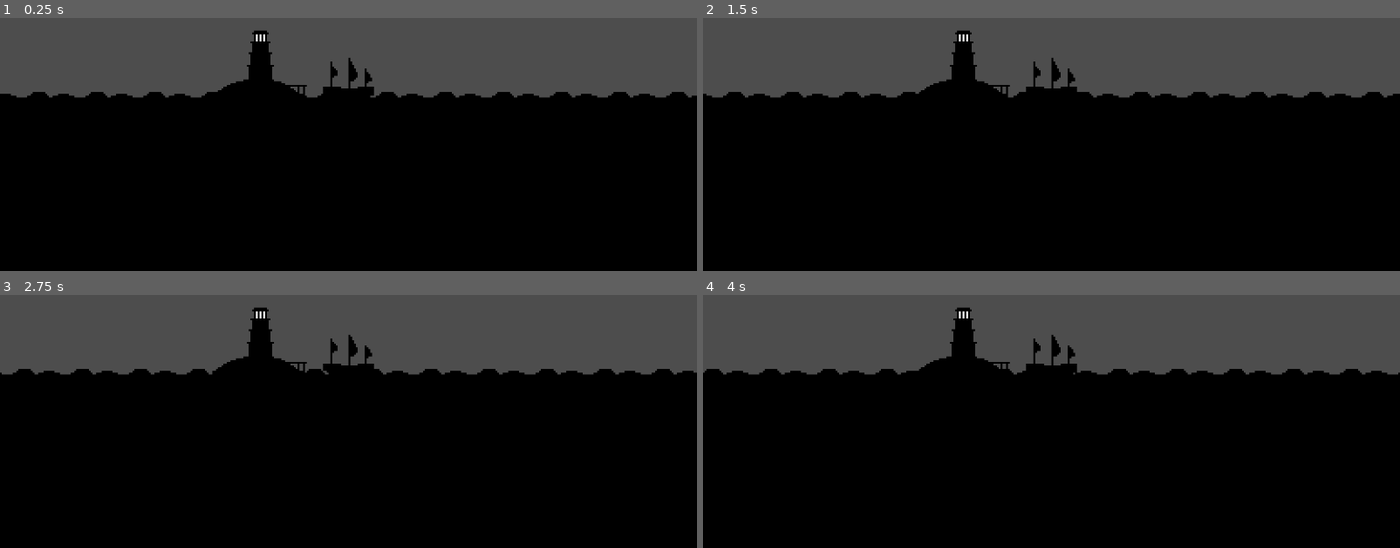
Above: before the commit, frames 1-4 (two rows, left to right).
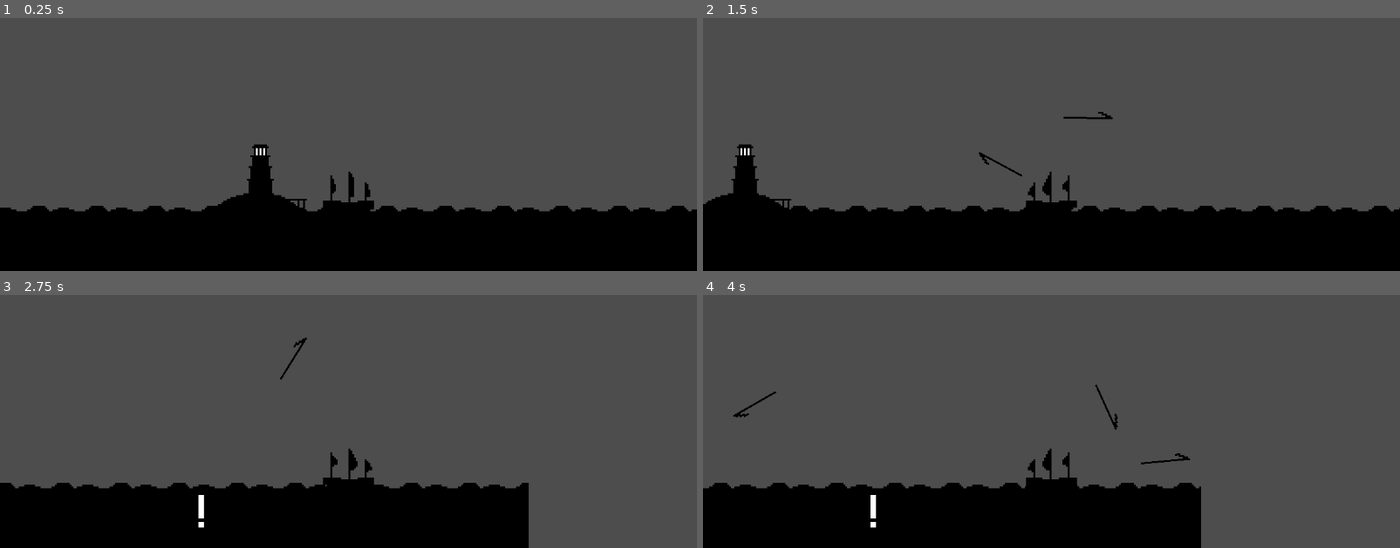
Above: after the commit, the same moments.

Repository: AdamOravecz1/solodevelopment-72-hour-jam
Game: Godot game, scene res://Scenes/main.tscn
Same seed, same stepped clock (60 frames per second), same inputs: the game is played once before the commit and once after it.
Inputs (mouse positions are in pixels of both pictures, inside the frame that each line leads up to):
- Up to frame 1 (0.25 s): no input
- Up to frame 2 (1.5 s): tap Enter at 0.5 s; move the mouse to (1204, 55) at 0.52 s; hold D (right, bound only after the commit) 0.53-1.28 s; tap Space (dash, bound only after the commit) at 0.6 s; click (1204, 55) at 0.8 s; move the mouse to (912, 96) at 1.27 s; hold A (left, bound only after the commit) from 1.28 s (still down); click (912, 96) at 1.35 s
- Up to frame 3 (2.75 s): tap Space (dash, bound only after the commit) at 1.55, 2.1 s; move the mouse to (outside the picture) at 2.02 s; release A (left, bound only after the commit) at 2.03 s; hold D (right, bound only after the commit) from 2.03 s (still down); click (outside the picture) at 2.3 s
- Up to frame 4 (4 s): move the mouse to (1016, 431) at 2.77 s; click (1016, 431) at 2.85 s; tap Space (dash, bound only after the commit) at 3.05, 3.6 s; move the mouse to (1260, 411) at 3.52 s; release D (right, bound only after the commit) at 3.53 s; hold A (left, bound only after the commit) from 3.53 s (still down); click (1260, 411) at 3.8 s

The runs differ from the first frame. In frame 1, 45% of the frame differs, in the area x 0-100%, y 4-77%; in frame 2, 45%; in frame 3, 52%; in frame 4, 53%, in the area x 0-100%, y 4-100%.

Commit message:
movement, harpoon, fish

Diff:
--- /dev/null
+++ b/Scenes/fish.gd
@@ -0,0 +1,27 @@
+extends Area2D
+
+@export var speed: float = 200.0
+@export var gravity_force: float = 200.0
+
+var direction: Vector2 = Vector2.ZERO
+var velocity: Vector2 = Vector2.ZERO
+
+func setup(pos: Vector2, dir: Vector2):
+	global_position = pos
+	direction = dir.normalized()
+
+	# Initial velocity
+	velocity = direction * speed
+
+	# Initial rotation faces the throw direction
+	rotation = direction.angle()
+
+func _physics_process(delta: float) -> void:
+	# Apply gravity for arc motion
+	velocity.y += gravity_force * delta
+
+	# Move based on velocity
+	position += velocity * delta
+
+	# Rotate sprite to face current flight direction
+	rotation = velocity.angle() + deg_to_rad(180)
--- /dev/null
+++ b/Scenes/fish.tscn
@@ -0,0 +1,40 @@
+[gd_scene load_steps=7 format=3 uid="uid://cibc042l28ck4"]
+
+[ext_resource type="Script" uid="uid://bkmnvygskvtr7" path="res://Scenes/fish.gd" id="1_c4ibo"]
+[ext_resource type="Texture2D" uid="uid://f3lphlj1ygdg" path="res://Sprites/Fish.png" id="1_twvwo"]
+
+[sub_resource type="RectangleShape2D" id="RectangleShape2D_c4ibo"]
+size = Vector2(10, 4)
+
+[sub_resource type="AtlasTexture" id="AtlasTexture_4fqy1"]
+atlas = ExtResource("1_twvwo")
+region = Rect2(0, 0, 32, 32)
+
+[sub_resource type="AtlasTexture" id="AtlasTexture_urn1o"]
+atlas = ExtResource("1_twvwo")
+region = Rect2(0, 32, 32, 32)
+
+[sub_resource type="SpriteFrames" id="SpriteFrames_jdl8t"]
+animations = [{
+"frames": [{
+"duration": 1.0,
+"texture": SubResource("AtlasTexture_4fqy1")
+}, {
+"duration": 1.0,
+"texture": SubResource("AtlasTexture_urn1o")
+}],
+"loop": true,
+"name": &"default",
+"speed": 5.0
+}]
+
+[node name="Fish" type="Area2D"]
+script = ExtResource("1_c4ibo")
+
+[node name="CollisionShape2D" type="CollisionShape2D" parent="."]
+shape = SubResource("RectangleShape2D_c4ibo")
+
+[node name="AnimatedSprite2D" type="AnimatedSprite2D" parent="."]
+sprite_frames = SubResource("SpriteFrames_jdl8t")
+autoplay = "default"
+frame_progress = 0.847698
--- /dev/null
+++ b/Scenes/harpoon.gd
@@ -0,0 +1,33 @@
+extends Area2D
+
+@export var speed: float = 200.0
+@export var gravity_force: float = 200.0
+
+var direction: Vector2 = Vector2.ZERO
+var velocity: Vector2 = Vector2.ZERO
+
+func setup(pos: Vector2, dir: Vector2):
+	global_position = pos
+	direction = dir.normalized()
+
+	# Initial velocity
+	velocity = direction * speed
+
+	# Initial rotation faces the throw direction
+	rotation = direction.angle()
+
+func _physics_process(delta: float) -> void:
+	# Apply gravity for arc motion
+	velocity.y += gravity_force * delta
+
+	# Move based on velocity
+	position += velocity * delta
+
+	# Rotate sprite to face current flight direction
+	rotation = velocity.angle()
+
+func _on_kill_timer_timeout():
+	queue_free()
+
+func _on_area_entered(area: Area2D) -> void:
+	print(area)
--- /dev/null
+++ b/Scenes/harpoon.tscn
@@ -0,0 +1,25 @@
+[gd_scene load_steps=4 format=3 uid="uid://oe5uvem2xy36"]
+
+[ext_resource type="Texture2D" uid="uid://cxxt7djqjr4ln" path="res://Sprites/Harpoon.png" id="1_ank2v"]
+[ext_resource type="Script" uid="uid://d3rnowj58y1cb" path="res://Scenes/harpoon.gd" id="1_hdtqa"]
+
+[sub_resource type="RectangleShape2D" id="RectangleShape2D_hdtqa"]
+size = Vector2(27, 3)
+
+[node name="Harpoon" type="Area2D"]
+script = ExtResource("1_hdtqa")
+
+[node name="CollisionShape2D" type="CollisionShape2D" parent="."]
+position = Vector2(0.5, 1.5)
+shape = SubResource("RectangleShape2D_hdtqa")
+
+[node name="Harpoon" type="Sprite2D" parent="."]
+texture = ExtResource("1_ank2v")
+
+[node name="KillTimer" type="Timer" parent="."]
+wait_time = 5.0
+one_shot = true
+autostart = true
+
+[connection signal="area_entered" from="." to="." method="_on_area_entered"]
+[connection signal="timeout" from="KillTimer" to="." method="_on_kill_timer_timeout"]
--- /dev/null
+++ b/Scenes/main.gd
@@ -0,0 +1,21 @@
+extends Node2D
+
+const harpoon_scene := preload("res://Scenes/harpoon.tscn")
+const fish_scene := preload("res://Scenes/fish.tscn")
+const warning_texture: Texture2D = preload("res://Sprites/Danger.png")
+
+func create_harpoon(pos, dir):
+	var harpoon = harpoon_scene.instantiate()
+	$Projectiles.add_child(harpoon)
+	harpoon.setup(pos, dir)
+
+func create_fish(pos, dir):
+	var fish = fish_scene.instantiate()
+	var warning = Sprite2D.new()
+	warning.texture = warning_texture
+	warning.position = pos + Vector2(0, -20)
+	$Warnings.add_child(warning)
+	await get_tree().create_timer(2.0).timeout
+	warning.queue_free()
+	$Entity.add_child(fish)
+	fish.setup(pos, dir)
--- a/Scenes/main.tscn
+++ b/Scenes/main.tscn
@@ -1,12 +1,18 @@
-[gd_scene load_steps=6 format=4 uid="uid://b4ae42b8bpdv3"]
+[gd_scene load_steps=11 format=4 uid="uid://b4ae42b8bpdv3"]
 
 [ext_resource type="Texture2D" uid="uid://di4j4xjjppyds" path="res://Sprites/LightHouse.png" id="1_8gbba"]
+[ext_resource type="Script" uid="uid://c0s1dol0m520s" path="res://Scenes/main.gd" id="1_344ge"]
 [ext_resource type="PackedScene" uid="uid://be6epu4ykfpn6" path="res://Scenes/ship.tscn" id="1_bo1nx"]
 [ext_resource type="Texture2D" uid="uid://drcmrk8w0qg6k" path="res://Sprites/Sea.png" id="2_8gbba"]
+[ext_resource type="Texture2D" uid="uid://clfk18uxpm5ej" path="res://Sprites/Shark.png" id="3_kry3j"]
+[ext_resource type="Texture2D" uid="uid://d05aqbffs7fyw" path="res://Sprites/Tentacle.png" id="4_21xkr"]
+[ext_resource type="Texture2D" uid="uid://buusmgduxhd2g" path="res://Sprites/Whale.png" id="5_6bp64"]
+[ext_resource type="Texture2D" uid="uid://b3yn2xxukpfmt" path="res://Sprites/IT.png" id="7_344ge"]
 
 [sub_resource type="TileSetAtlasSource" id="TileSetAtlasSource_jjvhh"]
 texture = ExtResource("2_8gbba")
 texture_region_size = Vector2i(32, 32)
+0:0/animation_speed = 2.0
 0:0/animation_frame_0/duration = 1.0
 0:0/animation_frame_1/duration = 1.0
 0:0/animation_frame_2/duration = 1.0
@@ -22,15 +28,42 @@
 sources/3 = SubResource("TileSetAtlasSource_jjvhh")
 
 [node name="Main" type="Node2D"]
+script = ExtResource("1_344ge")
+
+[node name="Entity" type="Node2D" parent="."]
+
+[node name="Ship" parent="Entity" instance=ExtResource("1_bo1nx")]
+position = Vector2(66, 11)
 
 [node name="LightHouse" type="Sprite2D" parent="."]
 position = Vector2(15, 8)
 texture = ExtResource("1_8gbba")
 
-[node name="Ship" parent="." instance=ExtResource("1_bo1nx")]
-position = Vector2(66, 11)
+[node name="Shark" type="Sprite2D" parent="."]
+visible = false
+position = Vector2(124, 26)
+texture = ExtResource("3_kry3j")
+
+[node name="Tentacle" type="Sprite2D" parent="."]
+visible = false
+position = Vector2(238, 24)
+texture = ExtResource("4_21xkr")
+
+[node name="Whale" type="Sprite2D" parent="."]
+visible = false
+position = Vector2(124, 6)
+texture = ExtResource("5_6bp64")
 
 [node name="TileMapLayer" type="TileMapLayer" parent="."]
 modulate = Color(0, 0, 0, 1)
 tile_map_data = PackedByteArray("AAD+/wAAAwAAAAAAAAD//wAAAwAAAAAAAAAAAAAAAwAAAAAAAAABAAAAAwAAAAAAAAACAAAAAwAAAAAAAAADAA …(1600 unchanged characters)…
 tile_set = SubResource("TileSet_kry3j")
+
+[node name="It" type="Sprite2D" parent="."]
+visible = false
+position = Vector2(286, 203)
+texture = ExtResource("7_344ge")
+
+[node name="Projectiles" type="Node2D" parent="."]
+
+[node name="Warnings" type="Node2D" parent="."]
--- /dev/null
+++ b/Scenes/ship.gd
@@ -0,0 +1,82 @@
+extends CharacterBody2D
+
+@export var max_speed: float = 100.0
+@export var acceleration: float = 200.0
+@export var friction: float = 100.0
+@export var dash_speed: float = 200.0      # Extra speed during dash
+@export var dash_duration: float = 0.1     # How long the dash lasts (seconds)
+@export var dash_cooldown: float = 1.0     # Time before next dash
+
+var dashing: bool = false
+var dash_timer: float = 0.0
+var dash_cooldown_timer: float = 0.0
+
+@export var shoot_cooldown: float = 0.3
+var shoot_timer: float = 0.0
+
+func _physics_process(delta: float) -> void:
+	shoot_timer -= delta
+	if Input.is_action_just_pressed("shoot") and shoot_timer <= 0.0:
+		shoot_timer = shoot_cooldown
+		shoot_harpoon()
+
+	var input_direction := Input.get_action_strength("right") - Input.get_action_strength("left")
+
+	# Handle dash logic
+	if Input.is_action_just_pressed("dash") and not dashing and dash_cooldown_timer <= 0.0 and input_direction != 0:
+		dashing = true
+		dash_timer = dash_duration
+		dash_cooldown_timer = dash_cooldown
+		velocity.x = input_direction * dash_speed
+
+	if dashing:
+		dash_timer -= delta
+		if dash_timer <= 0.0:
+			dashing = false
+	else:
+		# Apply movement normally only if not dashing
+		if input_direction != 0:
+			velocity.x = move_toward(velocity.x, input_direction * max_speed, acceleration * delta)
+			$AnimatedSprite2D.play("sail")
+		else:
+			velocity.x = move_toward(velocity.x, 0, friction * delta)
+			$AnimatedSprite2D.play("default")
+
+	# Flip sprite depending on direction
+	if input_direction == 1:
+		$AnimatedSprite2D.flip_h = false
+	elif input_direction == -1:
+		$AnimatedSprite2D.flip_h = true
+
+	# Update dash cooldown timer
+	if dash_cooldown_timer > 0.0:
+		dash_cooldown_timer -= delta
+
+	move_and_slide()
+
+func shoot_harpoon():
+	var pos = global_position
+	var mouse_pos = get_global_mouse_position()
+	var dir = (mouse_pos - pos).normalized()
+
+	get_parent().get_parent().create_harpoon(pos, dir)
+
+
+func _on_fish_timer_timeout() -> void:
+	# 1. Pick a random point along the path under the boat
+	$Path2D/PathFollow2D.progress_ratio = randf()
+	var spawn_pos = $Path2D/PathFollow2D.global_position
+
+	# 2. Base direction is straight up
+	var base_dir = Vector2(0, -1)  # negative Y is up in Godot
+
+	# 3. Add slight randomness (±10 degrees)
+	var angle_offset = deg_to_rad(randf_range(-10, 10))
+	var jump_dir = base_dir.rotated(angle_offset)
+
+	# 4. Create the fish and launch it
+	var speed = randf_range(400, 600)  # adjust for how fast it leaves the screen
+	get_parent().get_parent().create_fish(spawn_pos, jump_dir * speed)
+
+	# 5. Restart the timer with a random interval
+	$FishTimer.start(randf_range(2.0, 3.0))
--- a/Scenes/ship.tscn
+++ b/Scenes/ship.tscn
@@ -1,5 +1,6 @@
-[gd_scene load_steps=7 format=3 uid="uid://be6epu4ykfpn6"]
+[gd_scene load_steps=9 format=3 uid="uid://be6epu4ykfpn6"]
 
+[ext_resource type="Script" uid="uid://b3m85cfbolcvd" path="res://Scenes/ship.gd" id="1_4qyt1"]
 [ext_resource type="Texture2D" uid="uid://csm2f8c62s0ph" path="res://Sprites/Ship.png" id="1_78pfh"]
 
 [sub_resource type="RectangleShape2D" id="RectangleShape2D_4qyt1"]
@@ -39,7 +40,14 @@
 "speed": 2.0
 }]
 
+[sub_resource type="Curve2D" id="Curve2D_4qyt1"]
+_data = {
+"points": PackedVector2Array(0, 0, 0, 0, 132, 0, 0, 0, 0, 0, -132, -1)
+}
+point_count = 2
+
 [node name="Ship" type="CharacterBody2D"]
+script = ExtResource("1_4qyt1")
 
 [node name="CollisionShape2D" type="CollisionShape2D" parent="."]
 position = Vector2(0, 2.5)
@@ -47,9 +55,22 @@
 
 [node name="AnimatedSprite2D" type="AnimatedSprite2D" parent="."]
 sprite_frames = SubResource("SpriteFrames_cmder")
-animation = &"sail"
-autoplay = "sail"
-frame_progress = 0.795471
+autoplay = "default"
 
 [node name="Camera2D" type="Camera2D" parent="."]
+position = Vector2(0, -63)
 zoom = Vector2(3, 3)
+
+[node name="Path2D" type="Path2D" parent="."]
+position = Vector2(0, 45)
+curve = SubResource("Curve2D_4qyt1")
+
+[node name="PathFollow2D" type="PathFollow2D" parent="Path2D"]
+position = Vector2(132, 0)
+rotation = -3.1378
+
+[node name="FishTimer" type="Timer" parent="."]
+wait_time = 2.0
+autostart = true
+
+[connection signal="timeout" from="FishTimer" to="." method="_on_fish_timer_timeout"]
--- a/project.godot
+++ b/project.godot
@@ -15,6 +15,31 @@
 config/features=PackedStringArray("4.4", "GL Compatibility")
 config/icon="res://icon.svg"
 
+[input]
+
+right={
+"deadzone": 0.2,
+"events": [Object(InputEventKey,"resource_local_to_scene":false,"resource_name":"","device":-1,"window_id":0,"alt_pressed":false,"shift_pressed":false,"ctrl_pressed":false,"meta_pressed":false,"pressed":false,"keycode":0,"physical_keycode":68,"key_label":0,"unicode":100,"location":0,"echo":false,"script":null)
+, Object(InputEventKey,"resource_local_to_scene":false,"resource_name":"","device":-1,"window_id":0,"alt_pressed":false,"shift_pressed":false,"ctrl_pressed":false,"meta_pressed":false,"pressed":false,"keycode":0,"physical_keycode":4194321,"key_label":0,"unicode":0,"location":0,"echo":false,"script":null)
+]
+}
+left={
+"deadzone": 0.2,
+"events": [Object(InputEventKey,"resource_local_to_scene":false,"resource_name":"","device":-1,"window_id":0,"alt_pressed":false,"shift_pressed":false,"ctrl_pressed":false,"meta_pressed":false,"pressed":false,"keycode":0,"physical_keycode":65,"key_label":0,"unicode":97,"location":0,"echo":false,"script":null)
+, Object(InputEventKey,"resource_local_to_scene":false,"resource_name":"","device":-1,"window_id":0,"alt_pressed":false,"shift_pressed":false,"ctrl_pressed":false,"meta_pressed":false,"pressed":false,"keycode":0,"physical_keycode":4194319,"key_label":0,"unicode":0,"location":0,"echo":false,"script":null)
+]
+}
+shoot={
+"deadzone": 0.2,
+"events": [Object(InputEventMouseButton,"resource_local_to_scene":false,"resource_name":"","device":-1,"window_id":0,"alt_pressed":false,"shift_pressed":false,"ctrl_pressed":false,"meta_pressed":false,"button_mask":0,"position":Vector2(0, 0),"global_position":Vector2(0, 0),"factor":1.0,"button_index":1,"canceled":false,"pressed":false,"double_click":false,"script":null)
+]
+}
+dash={
+"deadzone": 0.2,
+"events": [Object(InputEventKey,"resource_local_to_scene":false,"resource_name":"","device":-1,"window_id":0,"alt_pressed":false,"shift_pressed":false,"ctrl_pressed":false,"meta_pressed":false,"pressed":false,"keycode":0,"physical_keycode":32,"key_label":0,"unicode":32,"location":0,"echo":false,"script":null)
+]
+}
+
 [rendering]
 
 textures/canvas_textures/default_texture_filter=0
Not shown, added: Scenes/fish.gd.uid
Not shown, added: Scenes/harpoon.gd.uid
Not shown, added: Scenes/main.gd.uid
Not shown, added: Scenes/ship.gd.uid
Binary file added: Sprites/Bullet.png
Not shown, added: Sprites/Bullet.png.import
Binary file added: Sprites/Danger.png
Not shown, added: Sprites/Danger.png.import
Binary file added: Sprites/Harpoon.png
Not shown, added: Sprites/Harpoon.png.import
Binary file added: Sprites/IT.png
Not shown, added: Sprites/IT.png.import
(and 4 more such lines)
